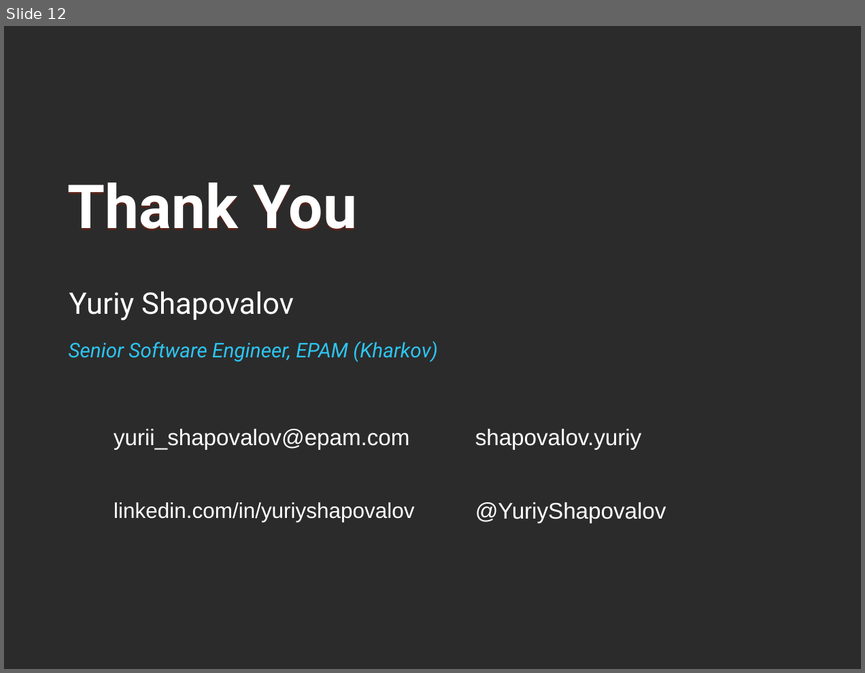
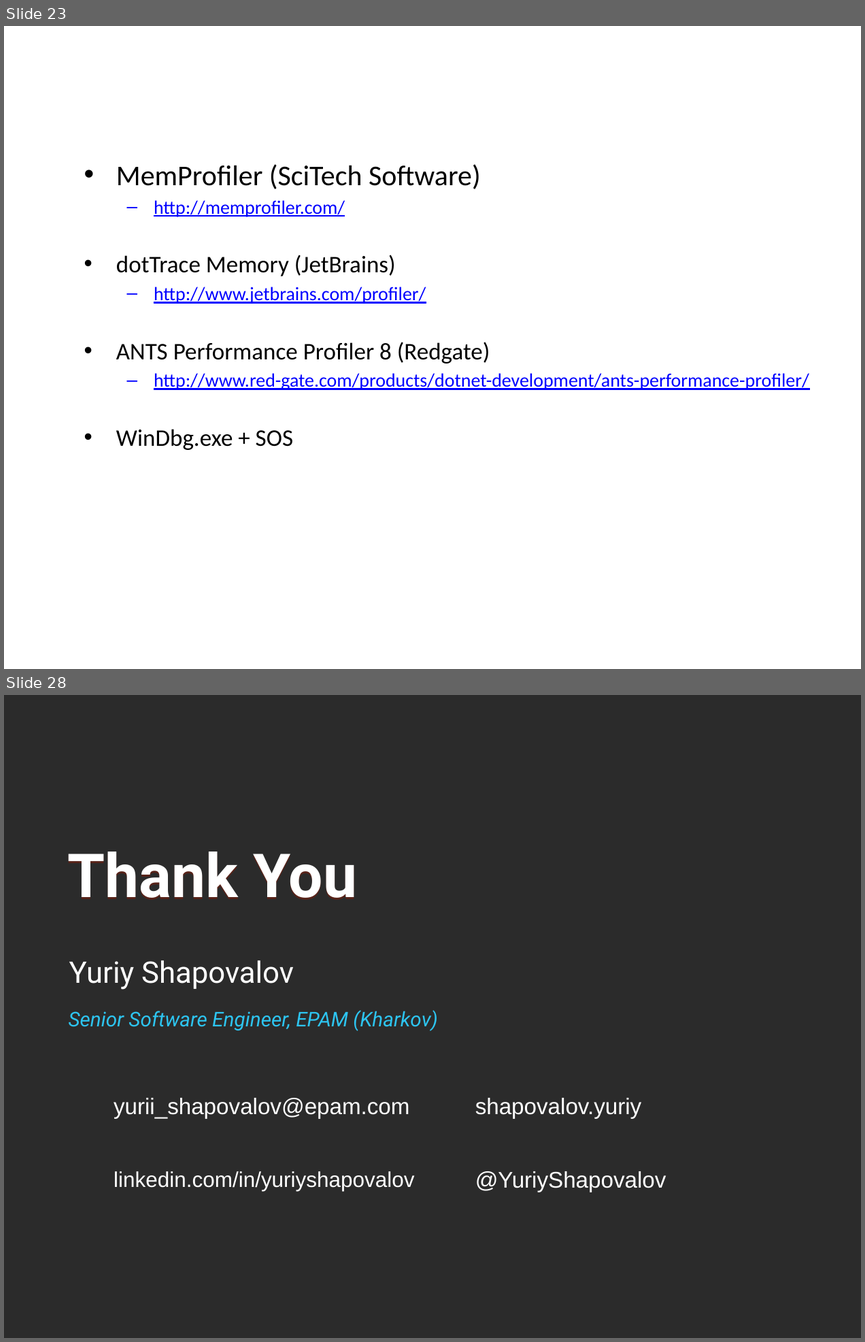
Before and after one commit to yuriyshapovalov/slides, a slide deck: ppt/Garbage Collection and Memory Leak Avoidance in .NET.pptx. Shown one above the other, each under a label of ours: slide 12 before the commit, slides 23 and 28 after it; the slides between them are not shown. The pictures are 865x673 and 865x1342 pixels, drawn with LibreOffice and Linux fonts; fonts in the diff are those of the drawing; background and template pictures are left out; a plain dark background stands for a picture behind light text. Boxes give left, top, right and bottom in pixels: in the first picture for what was removed or moved away, otherwise in the second. Text is boxed around its words. In the diff, an @@ line names an element or a change of style, - is before the commit and + after.

Commit message:
Added section about finalization and memory profiling tools

```diff
--- a/ppt/Garbage Collection and Memory Leak Avoidance in .NET.pptx
+++ b/ppt/Garbage Collection and Memory Leak Avoidance in .NET.pptx
@@ slide 23 added at (4,26,861,669), background picture (left out) @@
@@ title added at (34,51,830,99), 28 pt, text #FFFFFF, bold @@
+Profiling Tools
@@ text added at (116,164,809,450), 16 pt, text #0000FF, underline @@
+• MemProfiler (SciTech Software)
+  – http://memprofiler.com/
+• dotTrace Memory (JetBrains)
+  – http://www.jetbrains.com/profiler/
+• ANTS Performance Profiler 8 (Redgate)
+  – http://www.red-gate.com/products/dotnet-development/ants-performance-profiler/
+• WinDbg.exe + SOS
@@ what was slide 12 is now slide 28 @@
```
Also in this commit, not shown: 3 slides changed, 15 other slides added.
